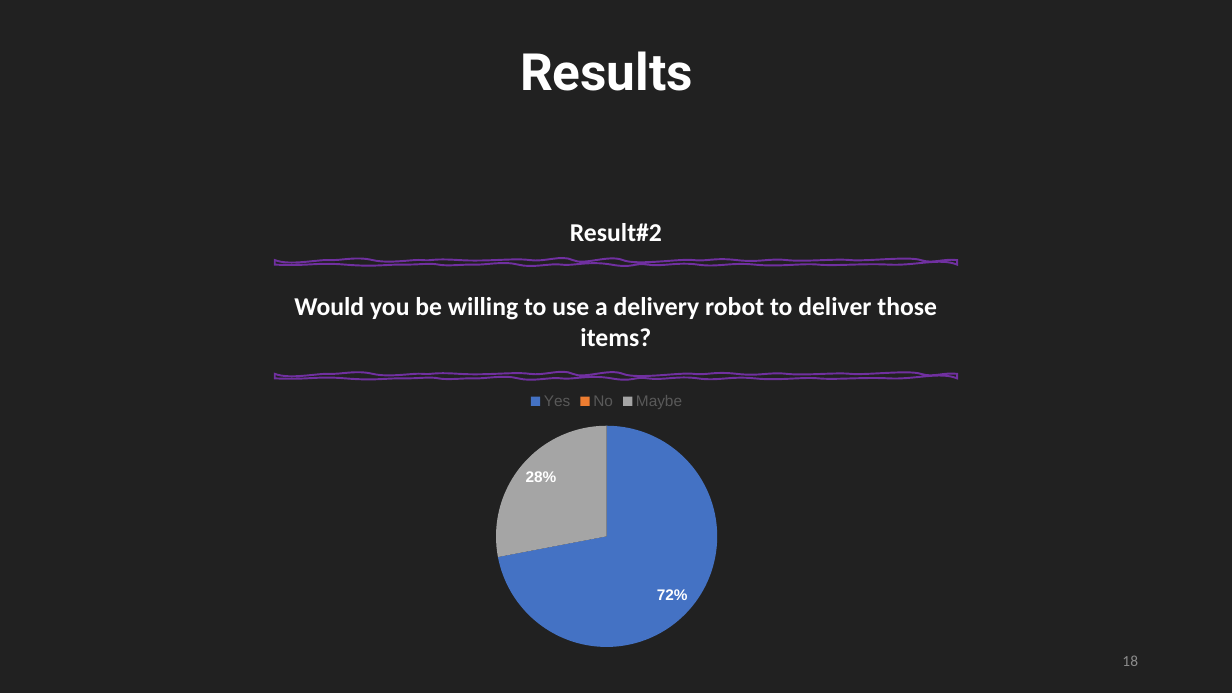
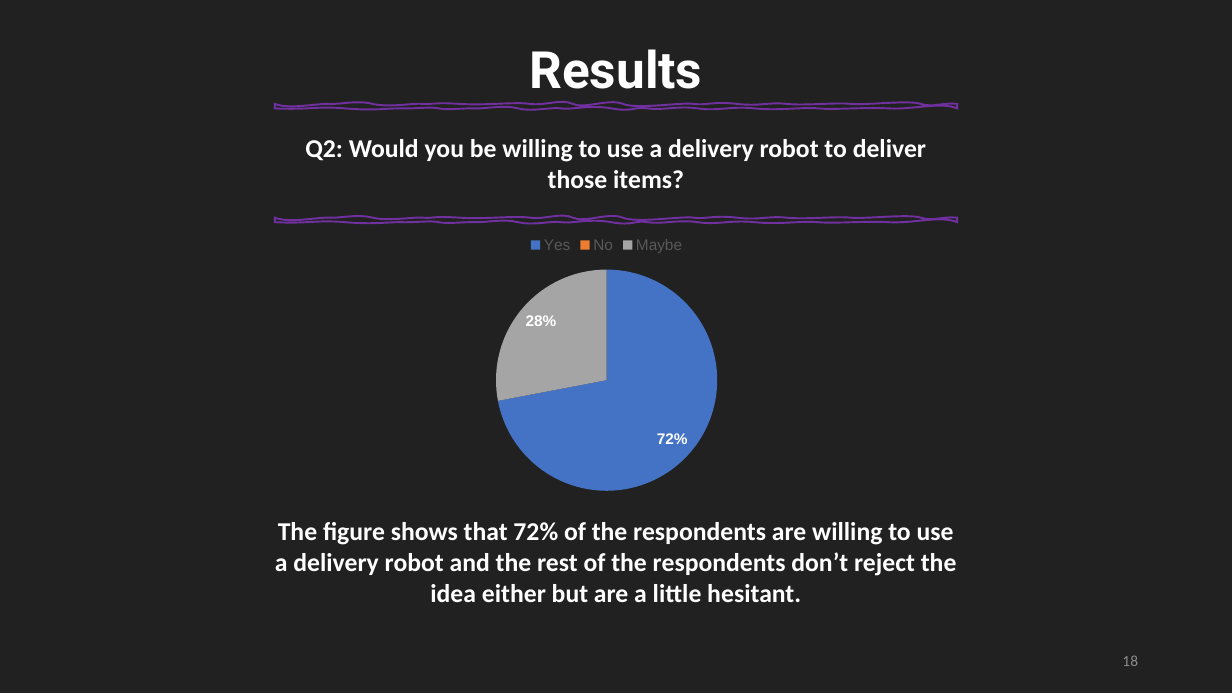
Before and after one commit to Mhd-Ghd/on-campus-delivery-robot, a slide deck: slide 18 of reports/report-2/Press#2.pptm. Drawn at 1232x693 pixels with LibreOffice and Linux fonts; fonts in the diff are those of the drawing. Boxes give left, top, right and bottom in pixels: in the first picture for what was removed or moved away, otherwise in the second. Text is boxed around its words. In the diff, an @@ line names an element or a change of style, - is before the commit and + after.

```diff
--- a/reports/report-2/Press#2.pptm
+++ b/reports/report-2/Press#2.pptm
@@ text "Results": place and size @@
-text "Results" at [520, 51, 693, 91]
+text "Results" at [530, 49, 703, 89]
@@ 2 freeform shapes, 1 pie chart: place and size @@
-2 freeform shapes, 1 pie chart at [274, 260, 957, 660]
+2 freeform shapes, 1 pie chart at [274, 104, 957, 504]
@@ text "Q2: Would you be willing ..." at [305, 139, 926, 188]: vertical alignment bottom to middle @@
@@ text at [305, 139, 926, 188]: text changed @@
-Would you be willing to use a delivery robot to deliver those items?
+Q2: Would you be willing to use a delivery robot to deliver those items?
@@ text removed at [570, 223, 662, 241] @@
-Result#2
@@ text added at [275, 522, 957, 602], 20 pt, text #FFFFFF, bold @@
+The figure shows that 72% of the respondents are willing to use a delivery robot and the rest of the respondents don’t reject the idea either but are a little hesitant.
```
Also in this commit, not shown: 5 other slides changed.
